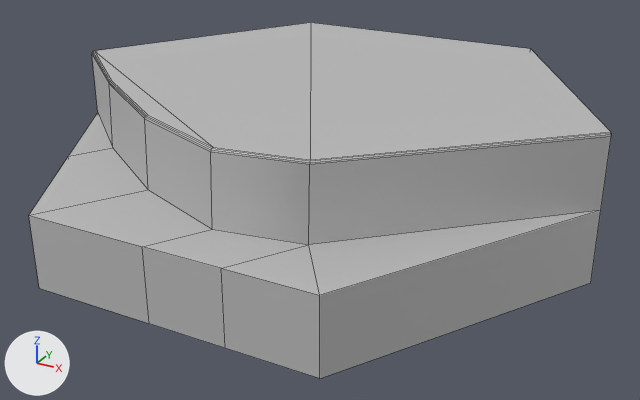
A saved change to the FBX model Ego's Precious/Assets/Models/GroundHex/hex_03_L.fbx.
The view is the same before and after, from a 50 mm lens placed at (8.64, -15.45, 6.69), pointed at (0.3, -0.28, -0.89). The lights are fixed; the arrows at lower left show +X, +Y and +Z. Mesh edges are drawn as thin lines. Where no turn or scale is listed for an object, it has been applied to the vertices.

Names of what the first picture shows: 'hex_03_L'.
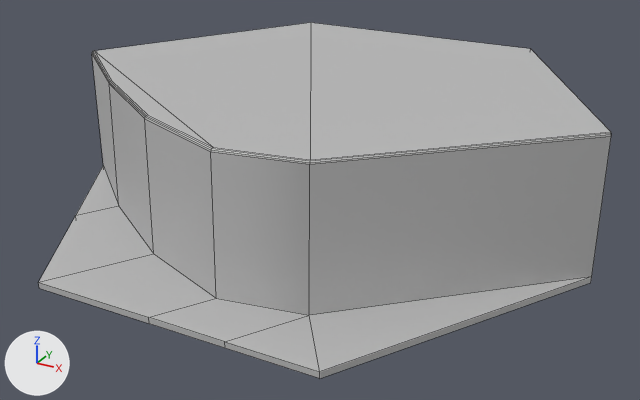
Boxes [x1, y1, x2, y2] around the edits, measured in the pictures (640 x 400 px; the box of a moved part takes in the faces that stretch with it):
'hex_03_L', reshaped: before [29, 23, 611, 378]; after [38, 23, 611, 378]
part 1 of me_mesh, moved or reshaped: before [29, 92, 601, 374]; after [38, 92, 601, 374]

The change, as a diff of the scene's bpy script:
```diff
--- a/Ego's Precious/Assets/Models/GroundHex/hex_03_L.fbx.py
+++ b/Ego's Precious/Assets/Models/GroundHex/hex_03_L.fbx.py
@@ me_mesh @@
 me_mesh.from_pydata(...)  # 46 vertices, 51 faces; spans x -6.0..6.0, y -5.2..5.2, z -1.5..1.5
 # used by ob_hex_03_l; location = (0.0, 0.0, 0.0)
+# me_mesh part 1: all 11 vertices in x -6.0..6.0, y -5.2..0.0, z 0.0 are moved by (0.0, 0.0, -1.38)
 me_mesh.materials.append(mat_lambert1)
```
